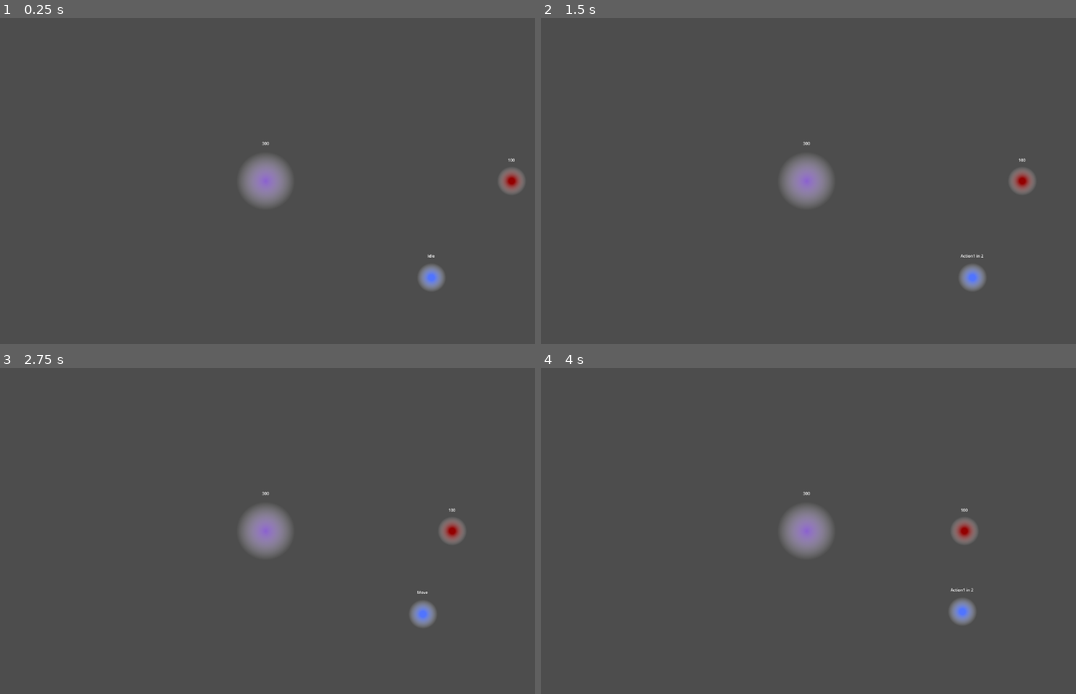
Above: before the commit, frames 1-4 (two rows, left to right).
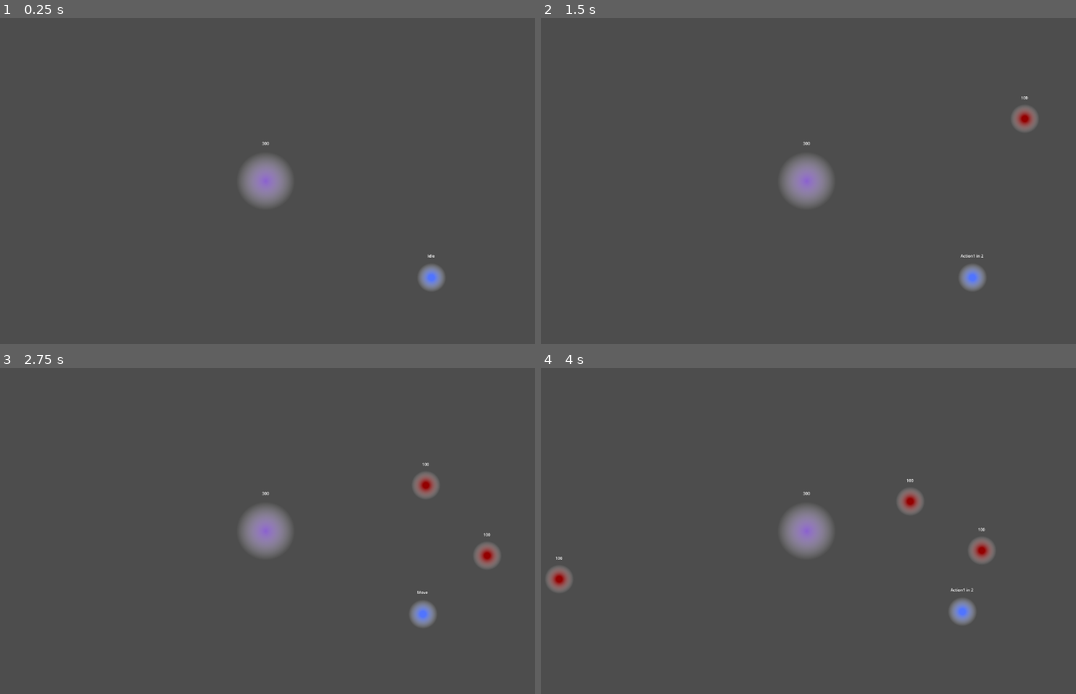
Above: after the commit, the same moments.

Repository: dwlee0802/ProbabilityShooter
Game: Godot game, scene res://Scenes/game.tscn
Two runs of this game, one before a commit and one after it. Both use one fixed random seed, a clock stepped at 60 frames per second and the inputs below.
Inputs (mouse positions are in pixels of both pictures, inside the frame that each line leads up to):
- Up to frame 1 (0.25 s): no input
- Up to frame 2 (1.5 s): move the mouse to (936, 164) at 0.52 s; tap Q (action_1) at 0.6 s; move the mouse to (690, 197) at 1.27 s; click (690, 197) at 1.35 s
- Up to frame 3 (2.75 s): move the mouse to (326, 459) at 2.02 s; right-click (326, 459) at 2.1 s
- Up to frame 4 (4 s): move the mouse to (781, 596) at 2.77 s; tap Q (action_1) at 2.85 s; move the mouse to (985, 579) at 3.52 s; click (985, 579) at 3.6 s

The runs differ from the first frame. In frame 1, 0.3% of the frame differs, in the area x 93-99%, y 42-54%; in frame 2, 0.6%; in frame 3, 0.9%; in frame 4, 1.2%, in the area x 0-85%, y 34-69%.

Commit message:
Random enemy spawning.

Diff:
--- a/Scenes/core.gd
+++ b/Scenes/core.gd
@@ -1,6 +1,7 @@
 extends Area2D
 class_name Core
 
+## Amount of damage Core can handle before being killed
 @export
 var health_points: int = 300
 
@@ -14,8 +15,6 @@
 	health_label.text = str(health_points)
 
 func _on_body_entered(body):
-	print("core hit!")
-
 	if body is EnemyUnit:
 		# reduce core health
 		receive_hit(body.health_points)
@@ -26,6 +25,7 @@
 
 		body.queue_free()
 
-func receive_hit(amount):
+func receive_hit(amount: int) -> void:
 	health_points -= amount
 	health_label.text = str(health_points)
+	print("core hit by " + str(amount))
--- a/Scenes/enemy_unit.gd
+++ b/Scenes/enemy_unit.gd
@@ -13,7 +13,7 @@
 var health_label: Label = $HealthLabel
 
 
-func on_spawn(speed):
+func on_spawn(speed: float, health: int):
 	var core_dir = global_position.direction_to(EnemyUnit.core_position)
 	apply_central_impulse(core_dir * speed)
 	movement_speed = speed
--- a/Scenes/game.gd
+++ b/Scenes/game.gd
@@ -4,16 +4,25 @@
 
 @onready var core: Core = $Core
 
+@export_category("Wave Setting")
+## time in seconds between enemy unit spawns
+@export
+var spawn_cooldown: float = 1.0
+@onready
+var spawn_timer: Timer = $SpawnTimer
+## distance from core where enemy units spawn at
+@export
+var spawn_radius: int = 1000
+
 
 # Called when the node enters the scene tree for the first time.
 func _ready():
 	EnemyUnit.core_position = core.global_position
+	spawn_timer.timeout.connect(spawn_enemy_unit)
+	spawn_timer.start(spawn_cooldown)
+
+func spawn_enemy_unit() -> void:
 	var newEnemy: EnemyUnit = enemy_scene.instantiate()
-	newEnemy.global_position = Vector2.RIGHT * 1000
-	newEnemy.on_spawn(100)
+	newEnemy.global_position = Vector2.RIGHT.rotated(randf_range(0, TAU)) * 1000
+	newEnemy.on_spawn(randi_range(100, 300), randi_range(50, 150))
 	add_child(newEnemy)
-
-
-# Called every frame. 'delta' is the elapsed time since the previous frame.
-func _process(delta):
-	pass
--- a/Scenes/game.tscn
+++ b/Scenes/game.tscn
@@ -16,4 +16,7 @@
 position = Vector2(6, 0)
 zoom = Vector2(0.5, 0.5)
 
+[node name="SpawnTimer" type="Timer" parent="."]
+process_callback = 0
+
 [connection signal="body_entered" from="Core" to="Core" method="_on_body_entered"]
